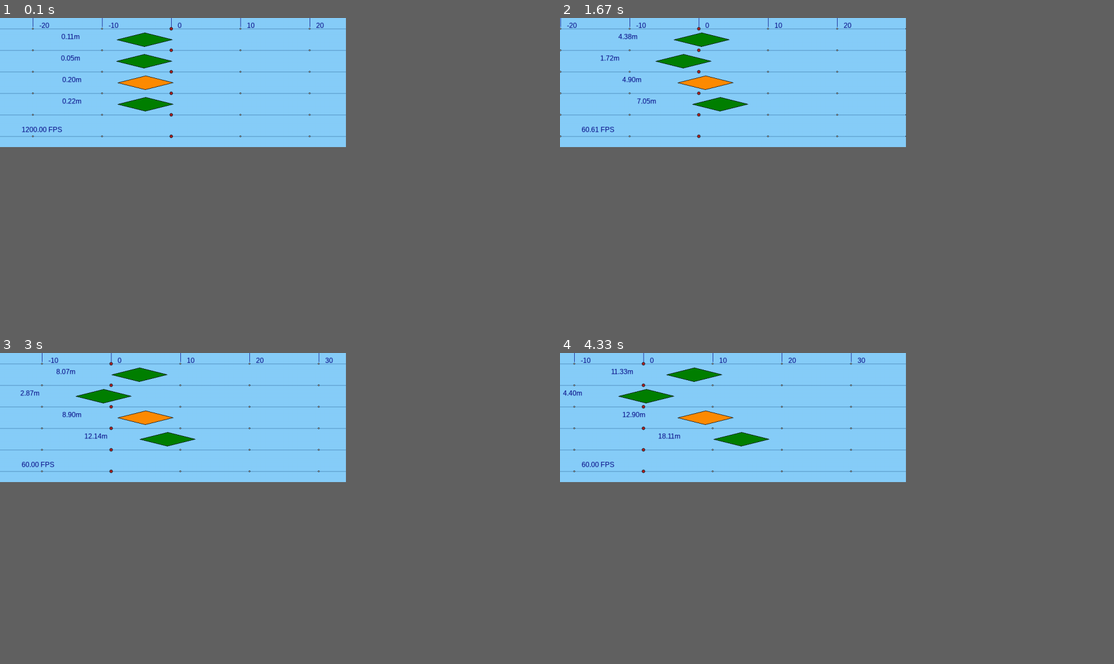
Above: before the commit, frames 1-4 (two rows, left to right).
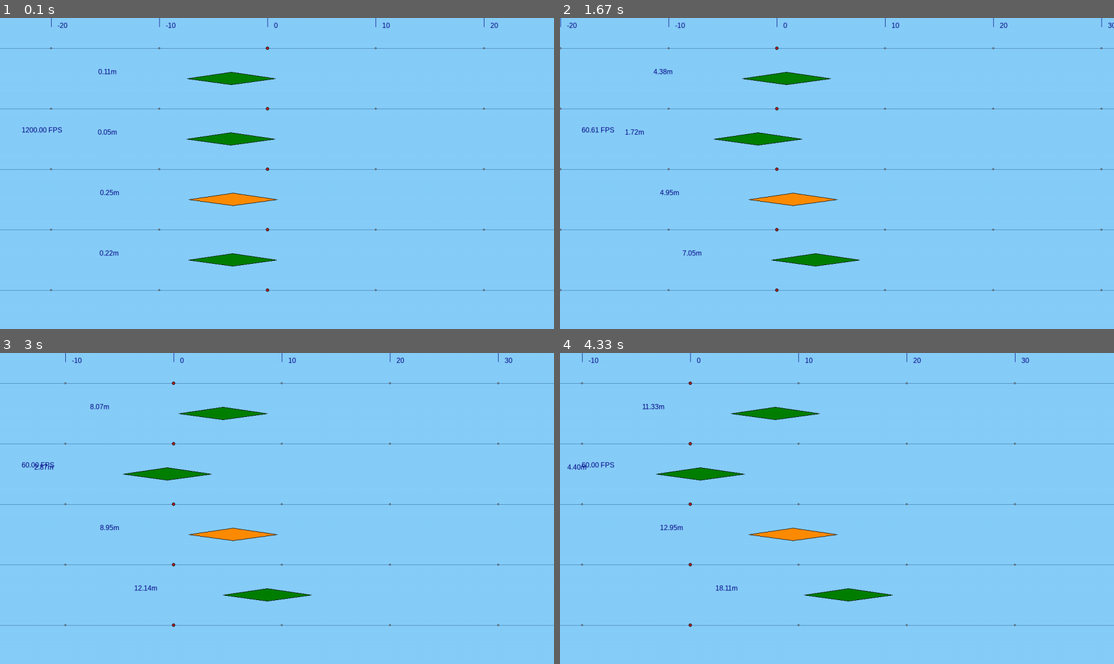
Above: after the commit, the same moments.

Repository: monsdar/dynrow
Game: pygame game, started from DynRow.py
The game is run twice, just before and just after one commit, with the same random seed, the same clock (stepped at 60 frames per second) and the same inputs. The source is Python 2; it was converted automatically to run under Python 3.
Inputs:
- Up to frame 1 (0.1 s): no input
- Up to frame 2 (1.67 s): no input
- Up to frame 3 (3 s): no input
- Up to frame 4 (4.33 s): no input
In our replay, the window is 562x210 before the commit and 900x506 after it. These sizes can differ from the game's own. Grey fills any space a smaller window leaves; there, only what the larger window draws over its background counts as a difference.

The runs differ from the first frame. In frame 1, 4.8% of the frame differs, in the area x 0-100%, y 0-89%; in frame 2, 4.8%; in frame 3, 4.8%; in frame 4, 4.8%.

Commit message:
Added: Proper height support (height changes according to the sceneRange) Added: DynRow now runs in Fullscreen with maximum resolution possible

Diff:
--- a/PyGameUi.py
+++ b/PyGameUi.py
@@ -15,10 +15,6 @@
 
 class PyGameUi():
     def __init__(self):
-        # width and height of the window
-        self.width = 800
-        self.height = 300
-
         # the distance in meters which will be drawn
         self.MINSCENERANGE = 50 #the minimum range which will be shown on screen
         self.MAXSCENERANGE = 100 #the maximum range which will be shown on screen
@@ -29,7 +25,8 @@
 
         self.LANEWIDTH = 10 # the steps where the distance will be shown
         self.LANEWIDTHBIG = 50 #the steps where more special marks are used to show the distance
-        self.laneHeight = 50 # the height between the lanes
+        self.laneHeight = 10.0 # the height between the lanes
+        self.playerLane = 2 #the lane where the player is located (counting starts with 0)
 
         self.CYCLETIME = 10
         self.currentDistance = 0.0
@@ -46,10 +43,18 @@
             self.tickList.append(0.0)
         self.tickStamp = datetime.now().second * 1000 + datetime.now().microsecond / 1000.0
 
+        #init PyGame
         pygame.init()
-        size = [self.width, self.height]
+
+        # width and height of the fullscreen window
+        modes = pygame.display.list_modes()
+        print 'Using fullscreen resolution:', modes[0]
+        self.screen = pygame.display.set_mode(modes[0], pygame.FULLSCREEN)
+        self.width = modes[0][0]
+        self.height = modes[0][1]
+
+        #this is the font we're using throughout the game
         self.font = pygame.font.SysFont('Arial', 16)
-        self.screen = pygame.display.set_mode(size)
 
     def calcFps(self, newTick):
         self.tickSum -= self.tickList[self.tickIndex]
@@ -71,7 +76,7 @@
             clock.tick(60)
 
             for event in pygame.event.get(): # User did something
-                if event.type == pygame.QUIT: # If user clicked close
+                if (event.type == pygame.QUIT) or (event.type is pygame.KEYDOWN and event.key == pygame.K_ESCAPE):
                     done=True # Flag that we are done so we exit this loop
                     continue #Why waste time to paint one last time?
 
@@ -89,8 +94,7 @@
             timeGone = currTime - self.starttime
 
             for cb in self.callbacks:
-                if(timeGone):
-                    cb(timeGone)
+                cb(timeGone)
 
             # Go ahead and update the screen with what we've drawn.
             # This MUST happen after all the other drawing commands.
@@ -151,28 +155,25 @@
 
     def updateBackground(self, distance):
         #this defines the start and end of the scene
-
         sceneStart = distance + self.sceneStartOffset
         sceneEnd = distance + self.sceneEndOffset
 
         #print the horizontal lines
-        for y in range(0, self.height, self.laneHeight):
-            #the offset is needed to "move" the dashed lines along with the rest of the scenery
-            #TODO: Adjust the height of lanes according to the current range
-            pygame.draw.line(self.screen, STEELBLUE, [0, y + self.laneHeight/2],[self.width, y + self.laneHeight/2], 1)
+        for y in range(0, self.height, int(self.laneHeight * (self.height / self.sceneRange))):
+            pygame.draw.line(self.screen, STEELBLUE, [0, y + (self.laneHeight/2) * (self.height/self.sceneRange)],[self.width, y + (self.laneHeight/2) * (self.height/self.sceneRange)], 1)
 
         for lineStep in range(int(sceneStart), int(sceneEnd), self.LANEWIDTH):
             prevOffset = lineStep - (lineStep % self.LANEWIDTH) #get the previous dividable laneWidth-step
             linePos = (prevOffset - sceneStart) * (self.width / self.sceneRange) #get the position and project the window size
 
             #create the actual marker
-            for heightPos in range(0, self.height, self.laneHeight):
+            for heightPos in range(0, self.height, int(self.laneHeight * (self.height/self.sceneRange))):
                 if(prevOffset % self.LANEWIDTHBIG == 0):
-                    pygame.draw.circle(self.screen, FIREBRICK, [int(linePos), int(heightPos + self.laneHeight/2)], 4)
-                    pygame.draw.circle(self.screen, BLACK, [int(linePos), int(heightPos + self.laneHeight/2)], 4, 1)
+                    pygame.draw.circle(self.screen, FIREBRICK, [int(linePos), int(heightPos + (self.laneHeight/2) * (self.height/self.sceneRange))], 4)
+                    pygame.draw.circle(self.screen, BLACK, [int(linePos), int(heightPos + (self.laneHeight/2) * (self.height/self.sceneRange))], 4, 1)
                 else:
-                    pygame.draw.circle(self.screen, LIGHTGREY, [int(linePos), int(heightPos + self.laneHeight/2)], 2)
-                    pygame.draw.circle(self.screen, BLACK, [int(linePos), int(heightPos + self.laneHeight/2)], 2, 1)
+                    pygame.draw.circle(self.screen, LIGHTGREY, [int(linePos), int(heightPos + (self.laneHeight/2) * (self.height/self.sceneRange))], 2)
+                    pygame.draw.circle(self.screen, BLACK, [int(linePos), int(heightPos + (self.laneHeight/2) * (self.height/self.sceneRange))], 2, 1)
 
             #display the distance marker
             lineText = str(prevOffset)
@@ -180,7 +181,8 @@
             self.screen.blit(self.font.render(lineText, True, NAVY), (linePos+15, 8))
 
     def updatePlayer(self, distance):
-        pos = {"posX": self.width/2, "posY": self.height/2}
+        currentHeight = (self.playerLane + 1) * self.laneHeight * (self.height/self.sceneRange)
+        pos = {"posX": self.width/2 , "posY": currentHeight}
         self.printBoat(pos, distance, DARKORANGE)
 
     def printBoat(self, position, distance, color):
@@ -189,9 +191,9 @@
         #the following polygon is calculated with offsets in metres, the offset than is multiplied to
         #match the current projection and windows size
         boatPolygon = [ [posX-(8 * self.width / self.sceneRange), posY],
-                        [posX-(4 * self.width / self.sceneRange), posY-(1 * self.width / self.sceneRange)],
+                        [posX-(4 * self.width / self.sceneRange), posY-(1.0 * self.height / self.sceneRange)],
                         [posX, posY],
-                        [posX-(4 * self.width / self.sceneRange), posY+(1 * self.width / self.sceneRange)]]
+                        [posX-(4 * self.width / self.sceneRange), posY+(1.0 * self.height / self.sceneRange)]]
 
         #display the distance of each boat next to it
         distText = "%.2fm" % distance
@@ -202,9 +204,9 @@
     def updateBoats(self, boats):
         for index, boat in enumerate(boats):
             #calc the height
-            currentLane = (index + 1) * self.laneHeight
-            if(currentLane >= self.height/2): #do not use the players lane
-                currentLane += self.laneHeight
+            if(index >= self.playerLane):
+                index += 1
+            currentLane = (index + 1) * self.laneHeight * (self.height/self.sceneRange)
 
             #calc the horizontal position
             relativeDistance = boat.distance-self.currentDistance
